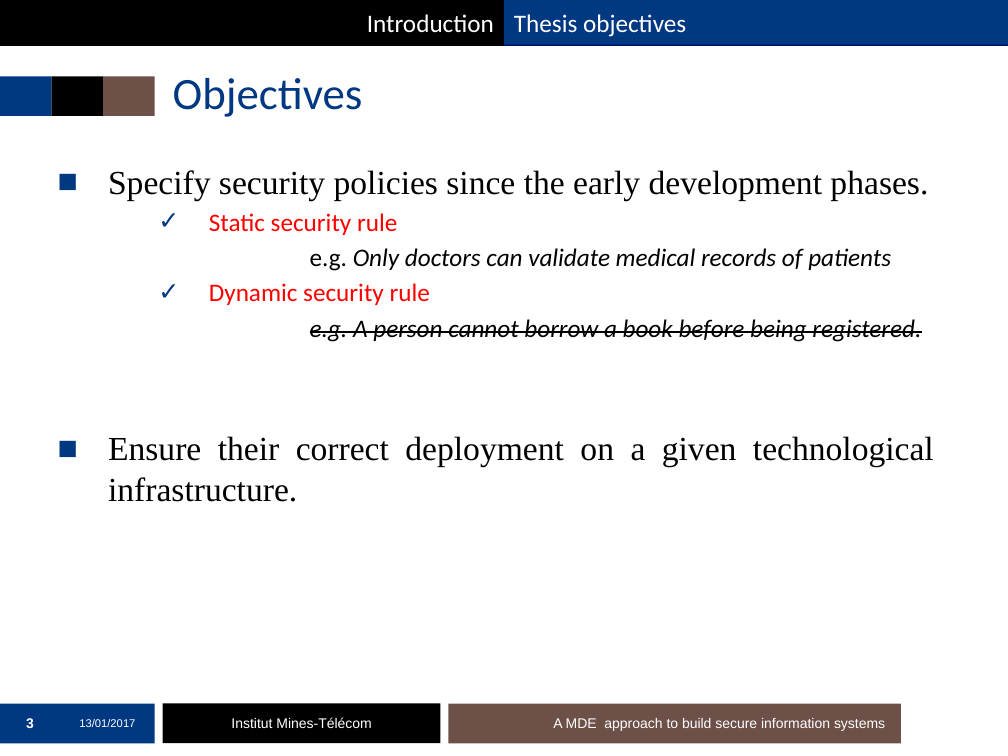
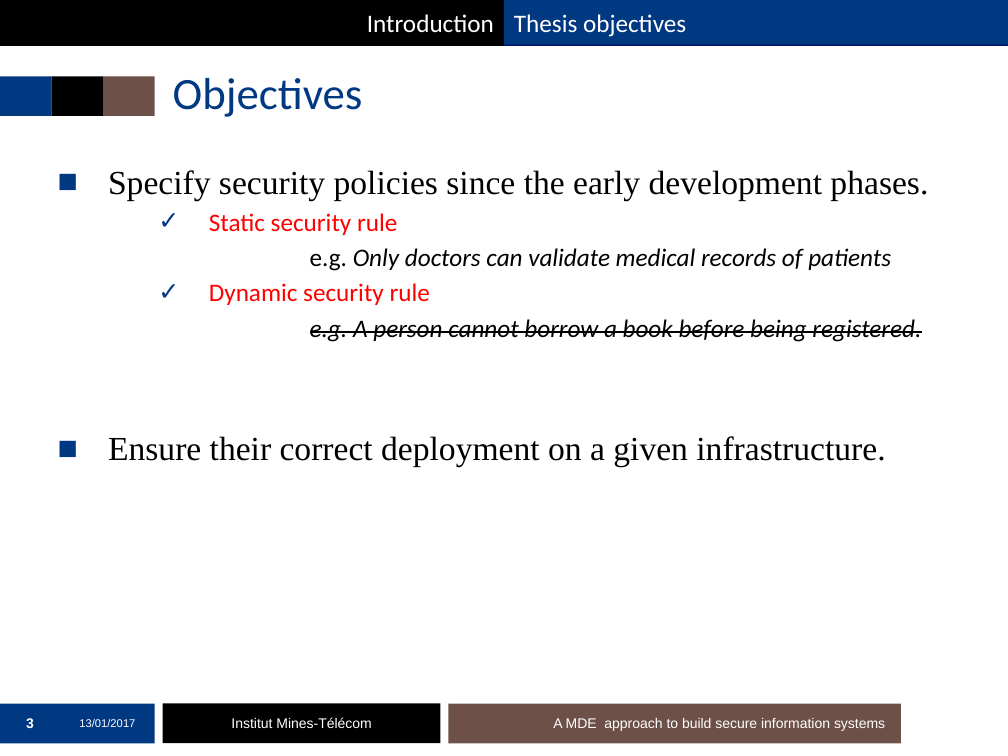
Before and after one commit to mai-ng/phdDefense, a slide deck: slide 3 of slides/presentation-defense.pptx. Drawn at 1008x756 pixels with LibreOffice and Linux fonts; fonts in the diff are those of the drawing; background and template pictures are left out. Boxes give left, top, right and bottom in pixels: in the first picture for what was removed or moved away, otherwise in the second. Text is boxed around its words. In the diff, an @@ line names an element or a change of style, - is before the commit and + after.

```diff
--- a/slides/presentation-defense.pptx
+++ b/slides/presentation-defense.pptx
@@ text at [108,436,885,467]: text changed @@
-■ Ensure their correct deployment on a given technological infrastructure.
+■ Ensure their correct deployment on a given infrastructure.
```
Also in this commit, not shown: 9 other slides changed, 1 slide added.
